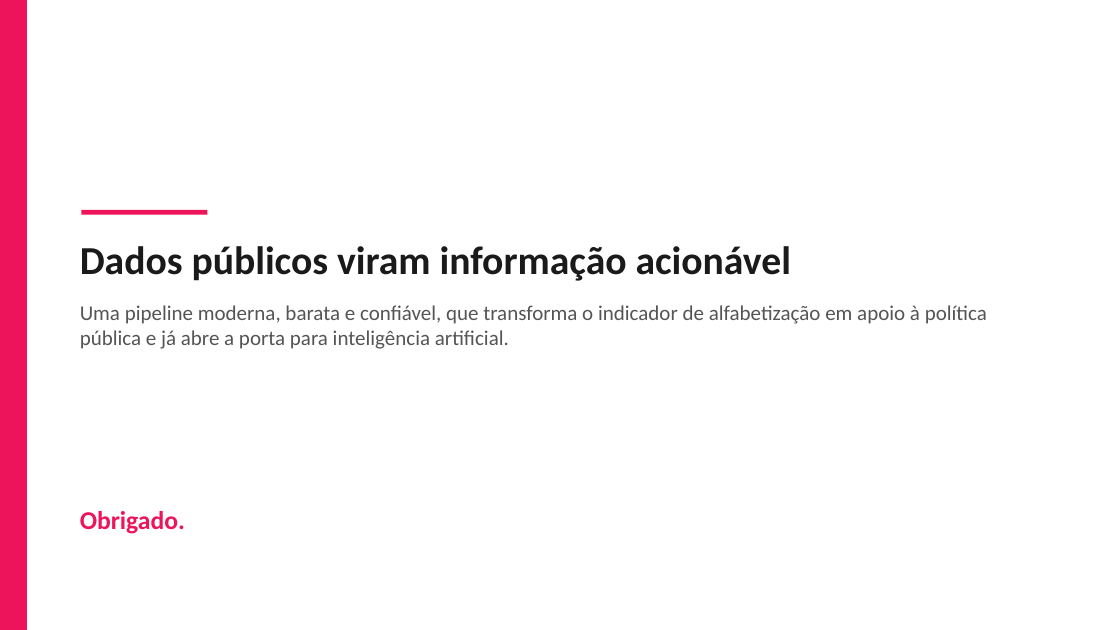
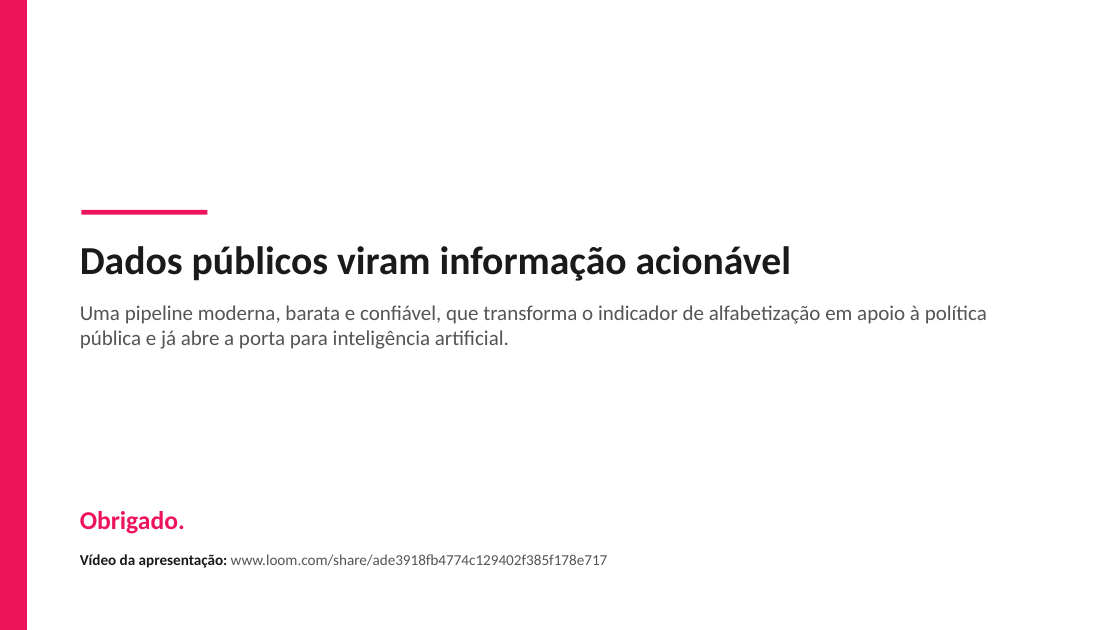
Before and after one commit to guillecosme/fiap-ai-scientist-tech-challenge-fase-02, a slide deck: slide 12 of reports/slides/pipeline_alfabetizacao_fase2.pptx. Drawn at 1120x630 pixels with LibreOffice and Linux fonts; fonts in the diff are those of the drawing. Boxes give left, top, right and bottom in pixels: in the first picture for what was removed or moved away, otherwise in the second. Text is boxed around its words. In the diff, an @@ line names an element or a change of style, - is before the commit and + after.

```diff
--- a/reports/slides/pipeline_alfabetizacao_fase2.pptx
+++ b/reports/slides/pipeline_alfabetizacao_fase2.pptx
@@ text added at box(80, 554, 608, 568), 13 pt, text #555555 @@
+Vídeo da apresentação: www.loom.com/share/ade3918fb4774c129402f385f178e717
```
Also in this commit, not shown: 1 other slide changed, 1 other file.
